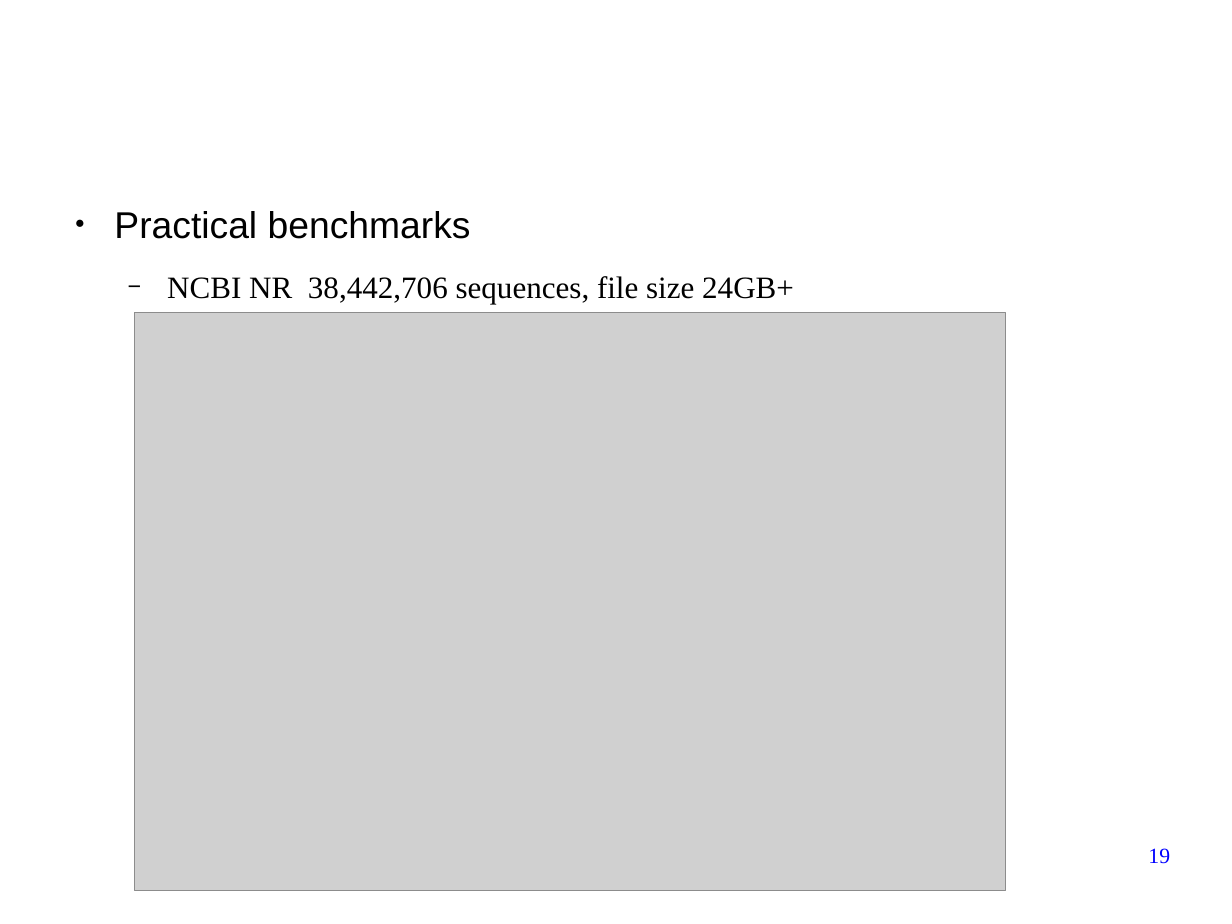
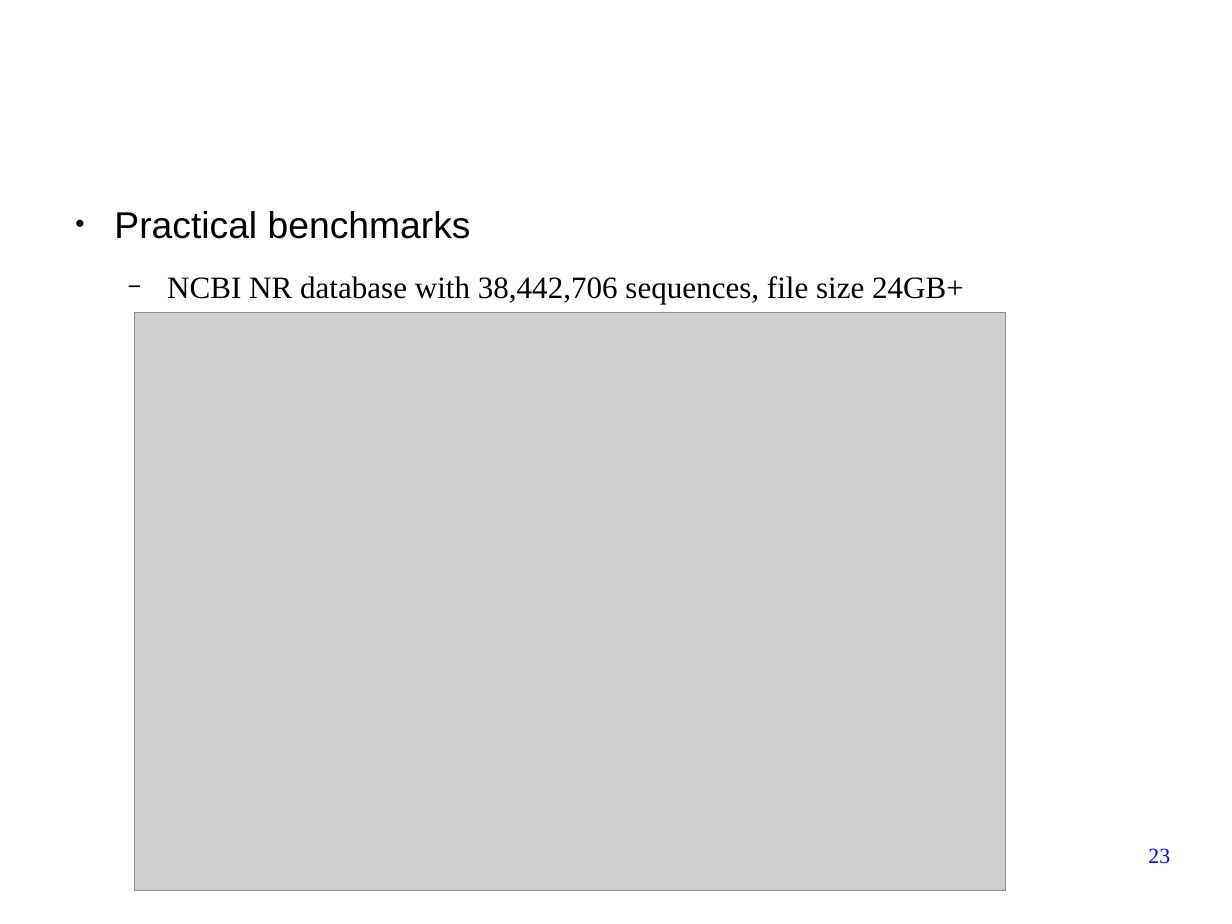
Before and after one commit to forestcheng/cudahmmsearch, a slide deck: slide 23 of thesis/thesisDefense.odp (slide 19 before the commit). Drawn at 1232x924 pixels with LibreOffice and Linux fonts; fonts in the diff are those of the drawing; grey boxes stand for pictures; background and template pictures are left out. Boxes give left, top, right and bottom in pixels: in the first picture for what was removed or moved away, otherwise in the second. Text is boxed around its words. In the diff, an @@ line names an element or a change of style, - is before the commit and + after.

```diff
--- a/thesis/thesisDefense.odp
+++ b/thesis/thesisDefense.odp
@@ text at [167, 276, 964, 304]: text changed @@
-  − NCBI NR 38,442,706 sequences, file size 24GB+
+  − NCBI NR database with 38,442,706 sequences, file size 24GB+
@@ page number at [1148, 848, 1170, 864]: text changed @@
-19
+23
```
Also in this commit, not shown: 14 other slides changed, 6 slides added.
